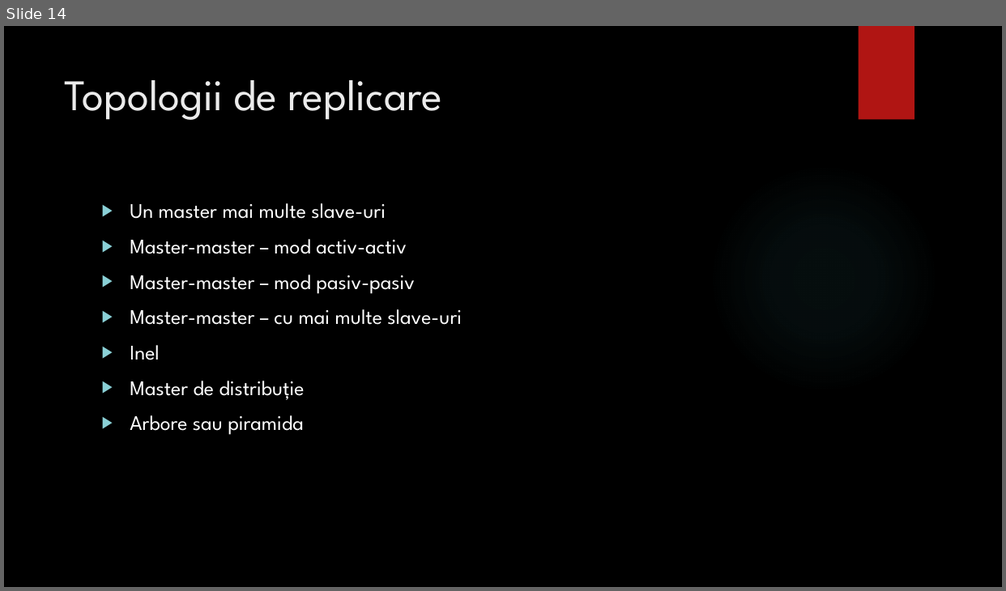
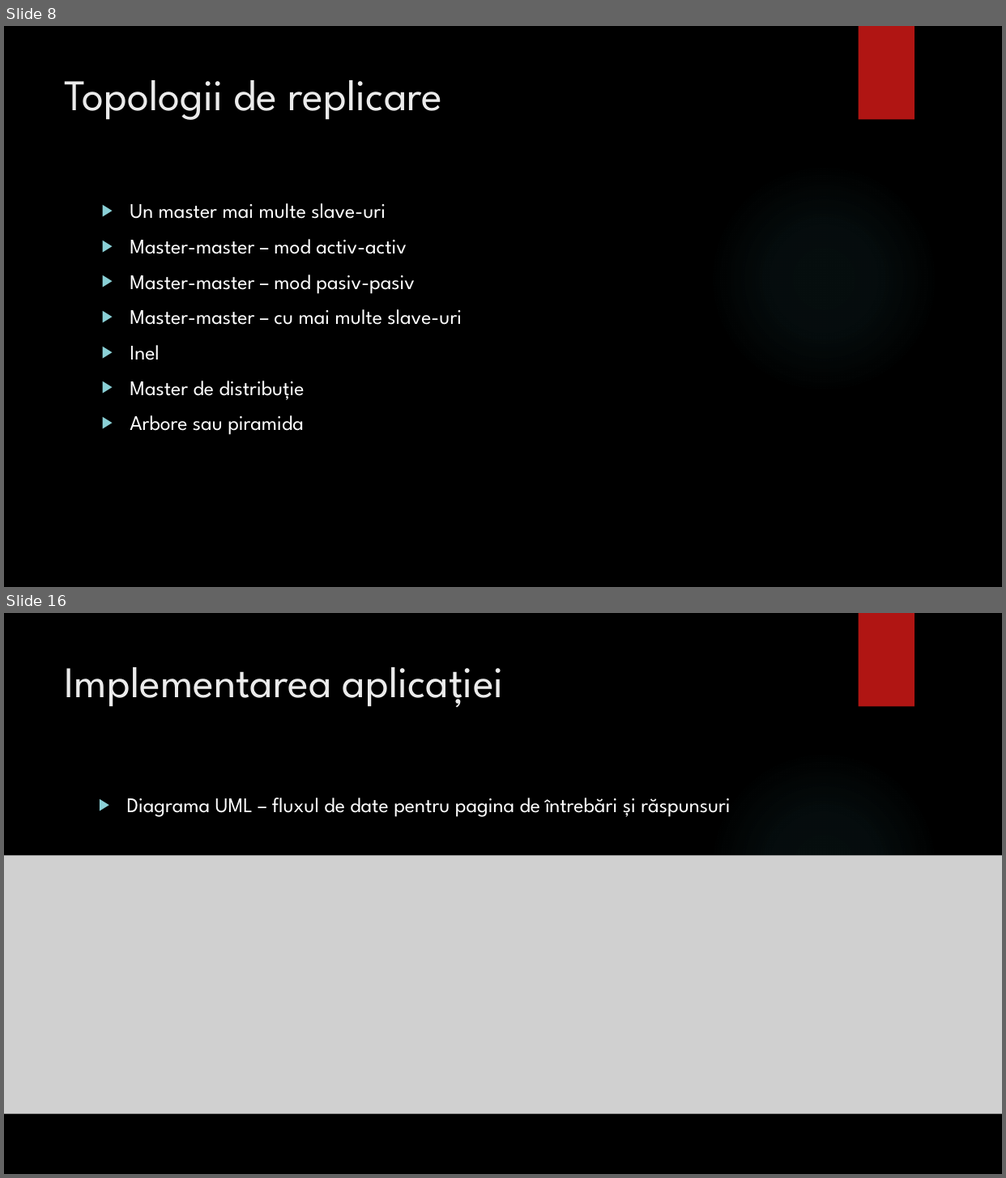
Before and after one commit to bogdanmatra/stoma, a slide deck: documentation/Prezentare_Licenta_Matragociu_Bogdan.pptx. Shown one above the other, each under a label of ours: slide 14 before the commit, slides 8 and 16 after it; the slides between them are not shown. The pictures are 1006x591 and 1006x1178 pixels, drawn with LibreOffice and Linux fonts; fonts in the diff are those of the drawing; grey boxes stand for pictures; background and template pictures are left out. Boxes give left, top, right and bottom in pixels: in the first picture for what was removed or moved away, otherwise in the second. Text is boxed around its words. In the diff, an @@ line names an element or a change of style, - is before the commit and + after.

```diff
--- a/documentation/Prezentare_Licenta_Matragociu_Bogdan.pptx
+++ b/documentation/Prezentare_Licenta_Matragociu_Bogdan.pptx
@@ slide 16 added at (x1=4, y1=613, x2=1002, y2=1174), background picture (left out); not listed: 2 template elements that a slide beside it also shows @@
@@ title added at (x1=65, y1=667, x2=504, y2=708), 42 pt, text #EBEBEB @@
+Implementarea aplicației
@@ text added at (x1=127, y1=798, x2=730, y2=817), 20 pt, text #FFFFFF @@
+▶ Diagrama UML – fluxul de date pentru pagina de întrebări și răspunsuri
@@ picture added at (x1=4, y1=856, x2=1002, y2=1114) @@
@@ what was slide 14 is now slide 8 @@
```
Also in this commit, not shown: 9 slides changed, 3 other slides added, 2 slides removed, 1 other file.
